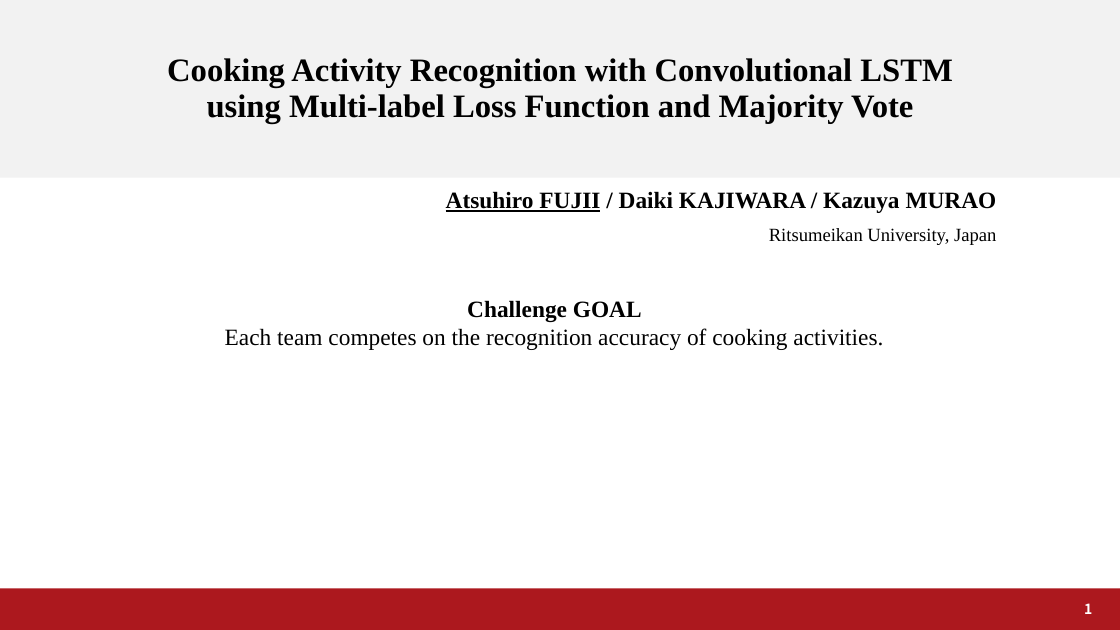
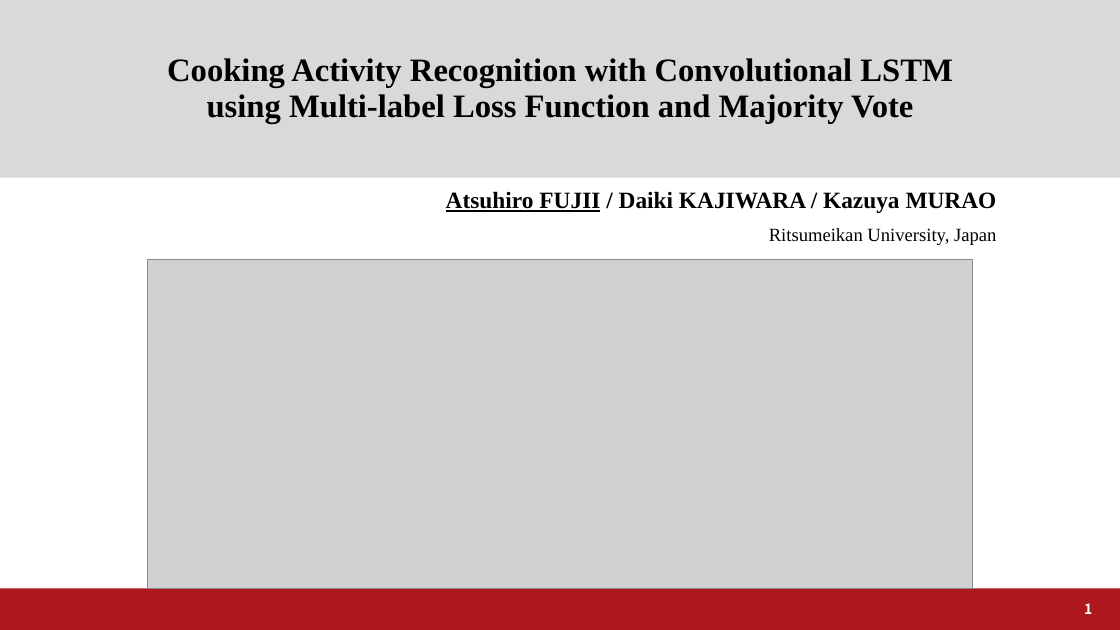
Before and after one commit to a2h1r0/lab, a slide deck: slide 1 of paper/ABC2020CookingChallenge/ABC2020_Fujii.pptx. Drawn at 1120x630 pixels with LibreOffice and Linux fonts; fonts in the diff are those of the drawing; grey boxes stand for pictures; background and template pictures are left out. Boxes give left, top, right and bottom in pixels: in the first picture for what was removed or moved away, otherwise in the second. Text is boxed around its words. In the diff, an @@ line names an element or a change of style, - is before the commit and + after.

```diff
--- a/paper/ABC2020CookingChallenge/ABC2020_Fujii.pptx
+++ b/paper/ABC2020CookingChallenge/ABC2020_Fujii.pptx
@@ title "Cooking Activity Recognition with Convolutional ..." at box(0, 0, 1120, 177): fill #F2F2F2 to #D9D9D9 @@
@@ picture added at box(148, 259, 973, 588) @@
@@ text removed at box(225, 300, 883, 350) @@
-Challenge GOAL
-Each team competes on the recognition accuracy of cooking activities.
```
Also in this commit, not shown: 1 other slide changed, 4 slides added, 1 slide removed, 2 other files.
